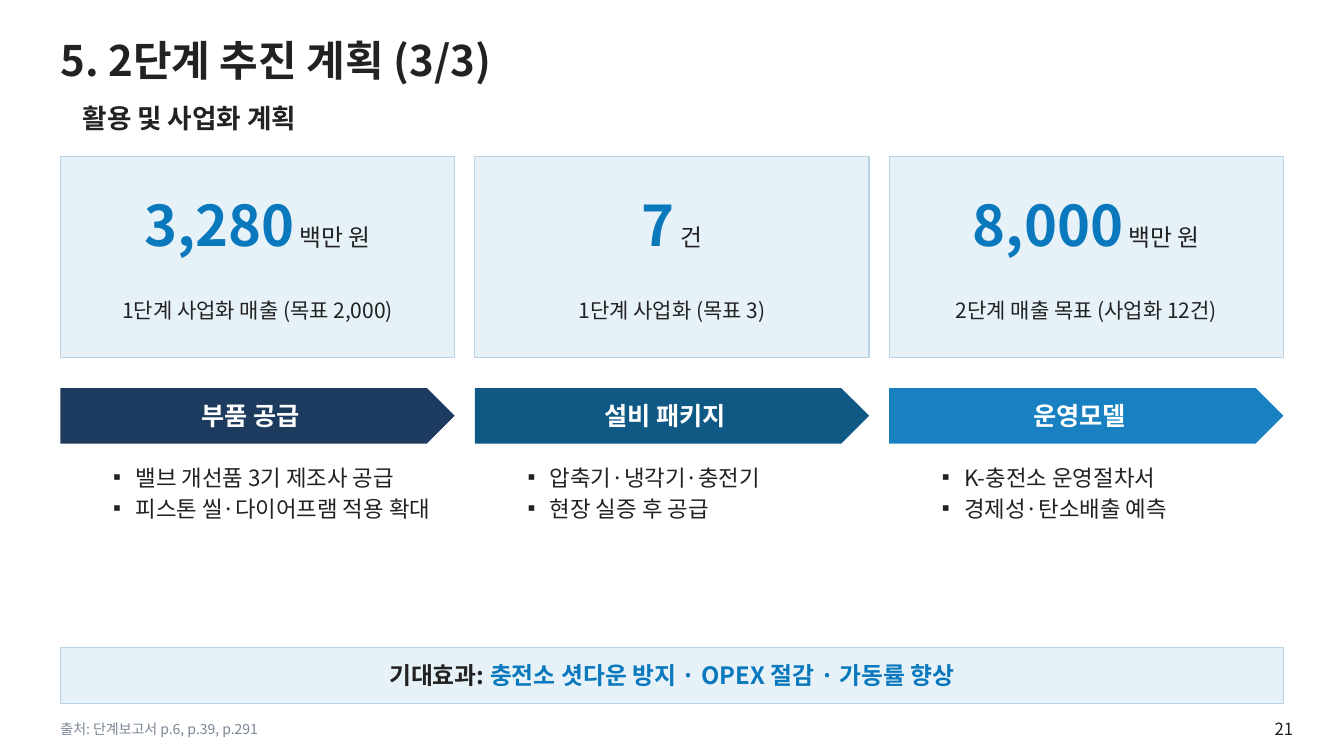
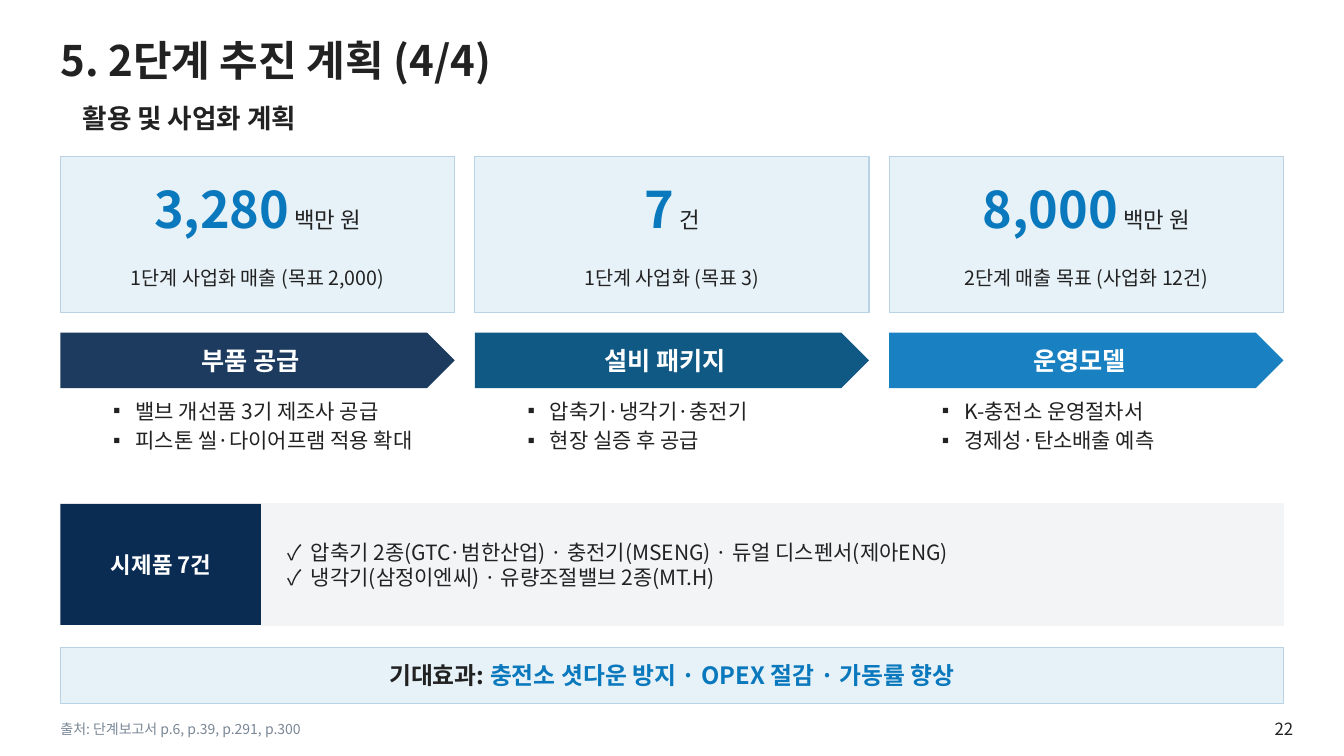
Before and after one commit to jungdw180-debug/h2, a slide deck: slide 22 of slides/1단계_단계평가_본평가판.pptx (slide 21 before the commit). Drawn at 1344x756 pixels with LibreOffice and Linux fonts; fonts in the diff are those of the drawing; background and template pictures are left out. Boxes give left, top, right and bottom in pixels: in the first picture for what was removed or moved away, otherwise in the second. Text is boxed around its words. In the diff, an @@ line names an element or a change of style, - is before the commit and + after.

```diff
--- a/slides/1단계_단계평가_본평가판.pptx
+++ b/slides/1단계_단계평가_본평가판.pptx
@@ title at (60,40,492,85): text changed @@
-5. 2단계 추진 계획 (3/3)
+5. 2단계 추진 계획 (4/4)
@@ text "3,280 백만 원": place and size @@
-text "3,280 백만 원" at (144,203,371,258)
+text "3,280 백만 원" at (154,190,361,239)
@@ text "3,280 백만 원" at (154,190,361,239): size 40 to 36 pt in "3,280"; size 17 to 16 pt in "백만 원" @@
@@ rectangle: place and size @@
-rectangle at (60,156,455,358)
+rectangle at (60,156,455,313)
@@ text "7 건": place and size @@
-text "7 건" at (642,204,702,248)
+text "7 건" at (644,190,700,230)
@@ text "7 건" at (644,190,700,230): size 40 to 36 pt in "7"; size 17 to 16 pt in "건" @@
@@ rectangle: place and size @@
-rectangle at (475,156,869,358)
+rectangle at (475,156,869,313)
@@ text "8,000 백만 원": place and size @@
-text "8,000 백만 원" at (973,203,1200,258)
+text "8,000 백만 원" at (983,190,1190,239)
@@ text "8,000 백만 원" at (983,190,1190,239): size 40 to 36 pt in "8,000"; size 17 to 16 pt in "백만 원" @@
@@ rectangle: place and size @@
-rectangle at (889,156,1284,358)
+rectangle at (889,156,1284,313)
@@ text "1단계 사업화 매출 (목표 2,000)": place and size @@
-text "1단계 사업화 매출 (목표 2,000)" at (122,300,393,322)
+text "1단계 사업화 매출 (목표 2,000)" at (131,268,385,289)
@@ text "1단계 사업화 (목표 3)": place and size @@
-text "1단계 사업화 (목표 3)" at (579,300,766,322)
+text "1단계 사업화 (목표 3)" at (585,268,760,289)
@@ size 15 to 14 pt in 3 elements at (131,268,385,289), (585,268,760,289), (964,268,1209,289) @@
@@ text "2단계 매출 목표 (사업화 12건)": place and size @@
-text "2단계 매출 목표 (사업화 12건)" at (956,300,1217,322)
+text "2단계 매출 목표 (사업화 12건)" at (964,268,1209,289)
@@ 3 pentagon arrows: place and size @@
-3 pentagon arrows at (60,388,1284,444)
+3 pentagon arrows at (60,333,1284,388)
@@ text "밸브 개선품 3기 제조사 공급": place and size @@
-text "밸브 개선품 3기 제조사 공급" at (136,467,430,519)
+text "밸브 개선품 3기 제조사 공급" at (136,401,413,450)
@@ text "압축기·냉각기·충전기": place and size @@
-text "압축기·냉각기·충전기" at (550,467,760,519)
+text "압축기·냉각기·충전기" at (550,401,747,450)
@@ size 16 to 15 pt in 3 elements at (136,401,413,450), (550,401,747,450), (964,401,1155,450) @@
@@ text "K-충전소 운영절차서": place and size @@
-text "K-충전소 운영절차서" at (964,467,1167,519)
+text "K-충전소 운영절차서" at (964,401,1155,450)
@@ rectangle added at (60,504,262,625), fill #0A2B52, 16 pt, text #FFFFFF, bold @@
+시제품 7건
@@ rectangle added at (262,504,1284,625), fill #F2F4F6, outline #F2F4F6 1 pt @@
@@ text added at (311,542,948,589), 15 pt, text #222222 @@
+✓ 압축기 2종(GTC·범한산업) · 충전기(MSENG) · 듀얼 디스펜서(제아ENG)
+✓ 냉각기(삼정이엔씨) · 유량조절밸브 2종(MT.H)
@@ text at (60,722,301,737): text changed @@
-출처: 단계보고서 p.6, p.39, p.291
+출처: 단계보고서 p.6, p.39, p.291, p.300
@@ page number at (1275,722,1294,735): text changed @@
-21
+22
```
Also in this commit, not shown: 15 other slides changed, 9 slides added, 1 slide removed, 5 other files.
